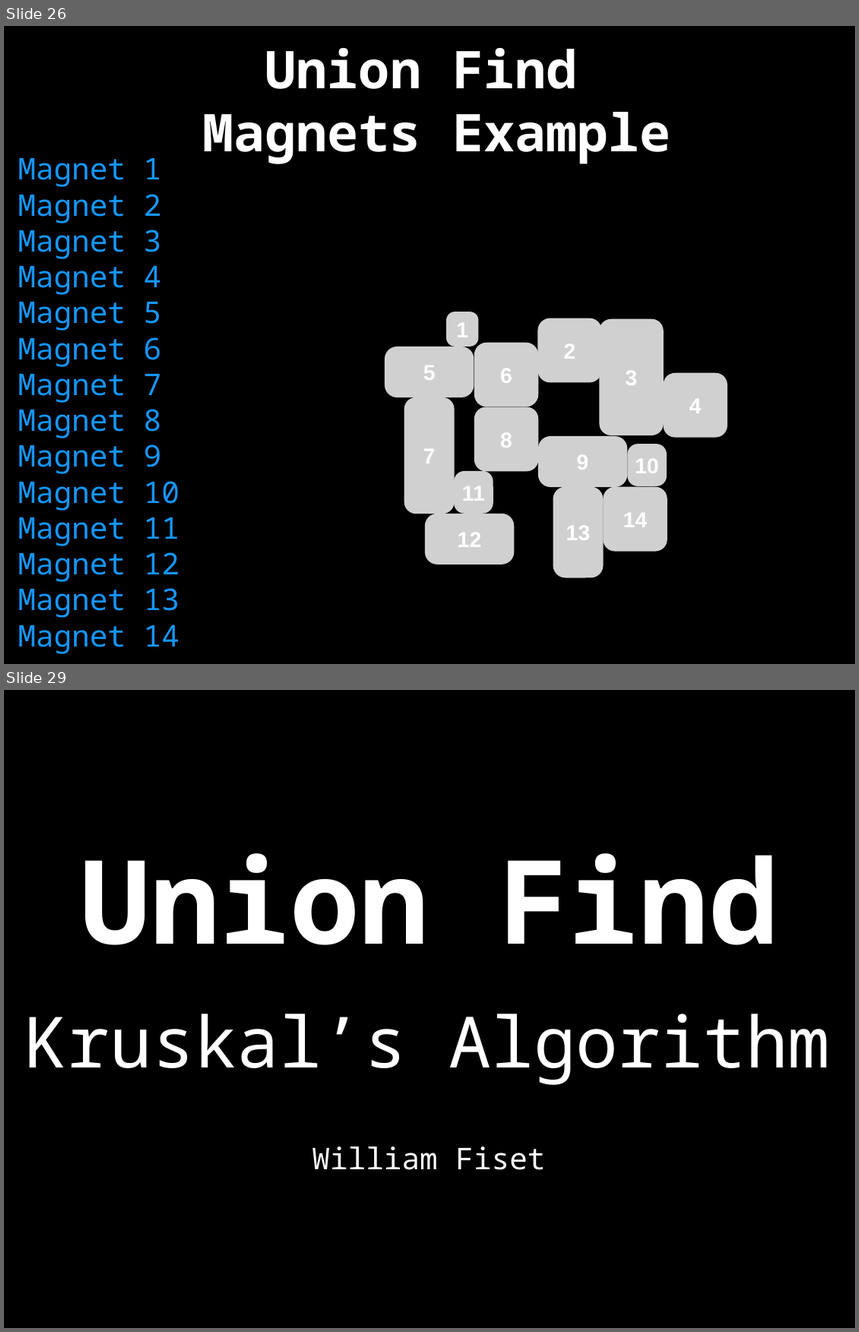
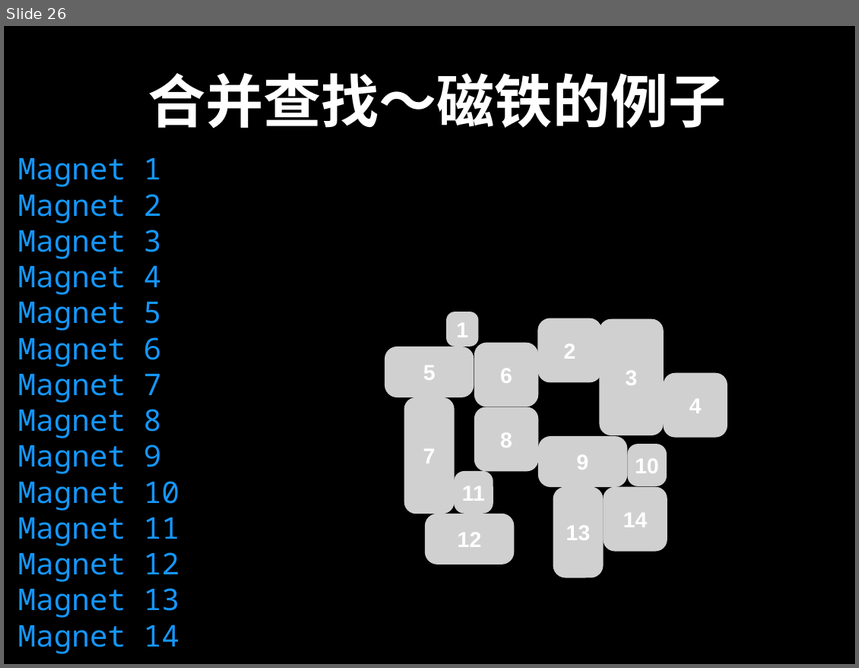
Before and after one commit to spring2go/Algorithms, a slide deck: slides/datastructures/unionfind/UnionFind.pptx. Shown one above the other, each under a label of ours: slides 26 and 29 before the commit, slide 26 after it; the slides between them are not shown. The pictures are 859x1332 and 859x668 pixels, drawn with LibreOffice and Linux fonts; fonts in the diff are those of the drawing; grey boxes stand for pictures. Boxes give left, top, right and bottom in pixels: in the first picture for what was removed or moved away, otherwise in the second. Text is boxed around its words. In the diff, an @@ line names an element or a change of style, - is before the commit and + after.

```diff
--- a/slides/datastructures/unionfind/UnionFind.pptx
+++ b/slides/datastructures/unionfind/UnionFind.pptx
@@ slide 29 removed at [4, 690, 855, 1328], background #000000 @@
@@ title removed at [80, 853, 779, 945] @@
-Union Find
@@ text removed at [25, 1014, 831, 1085] @@
-Kruskal’s Algorithm
@@ text removed at [312, 1147, 545, 1170] @@
-William Fiset
@@ slide 26 changed as well @@
@@ title at [148, 73, 726, 129]: text changed; size 62.6 to 69.6 pt @@
-Union Find
-Magnets Example
+合并查找～磁铁的例子
```
Also in this commit, not shown: 50 other slides changed, 5 slides added, 4 other slides removed, 1 other file.
